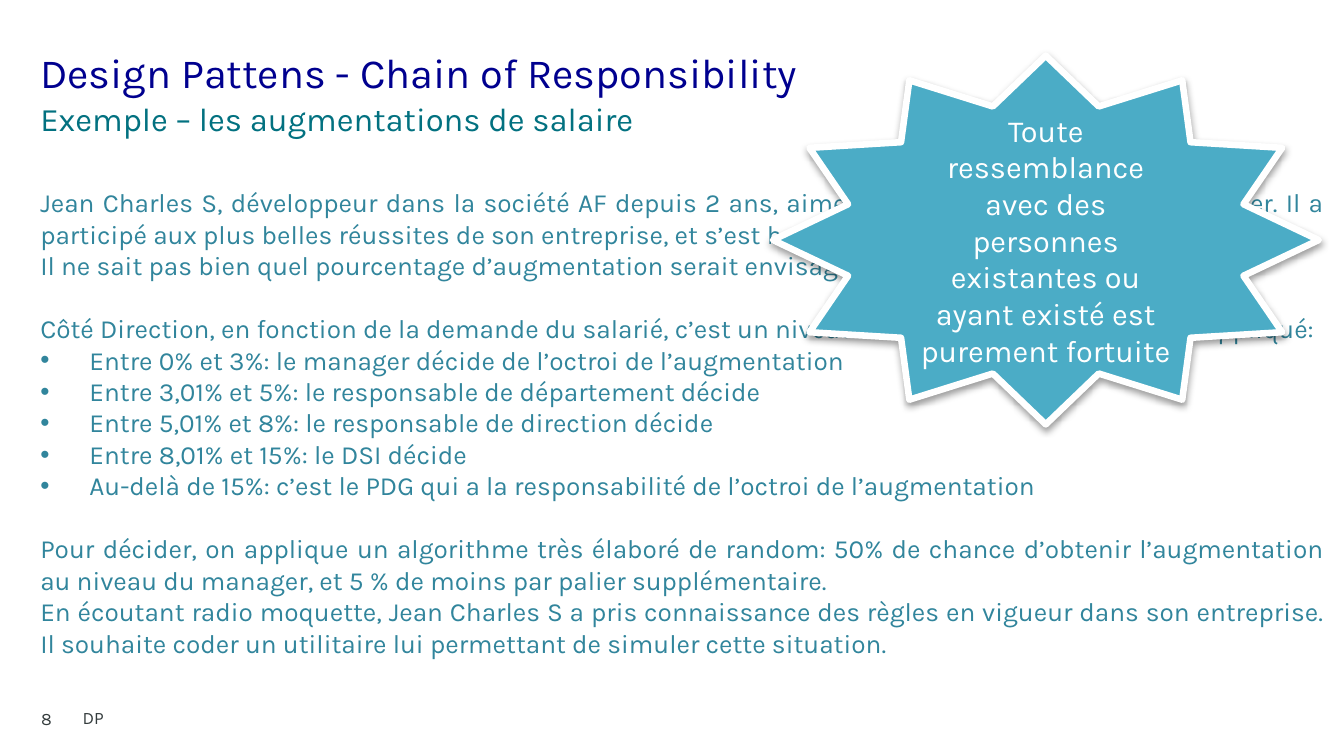
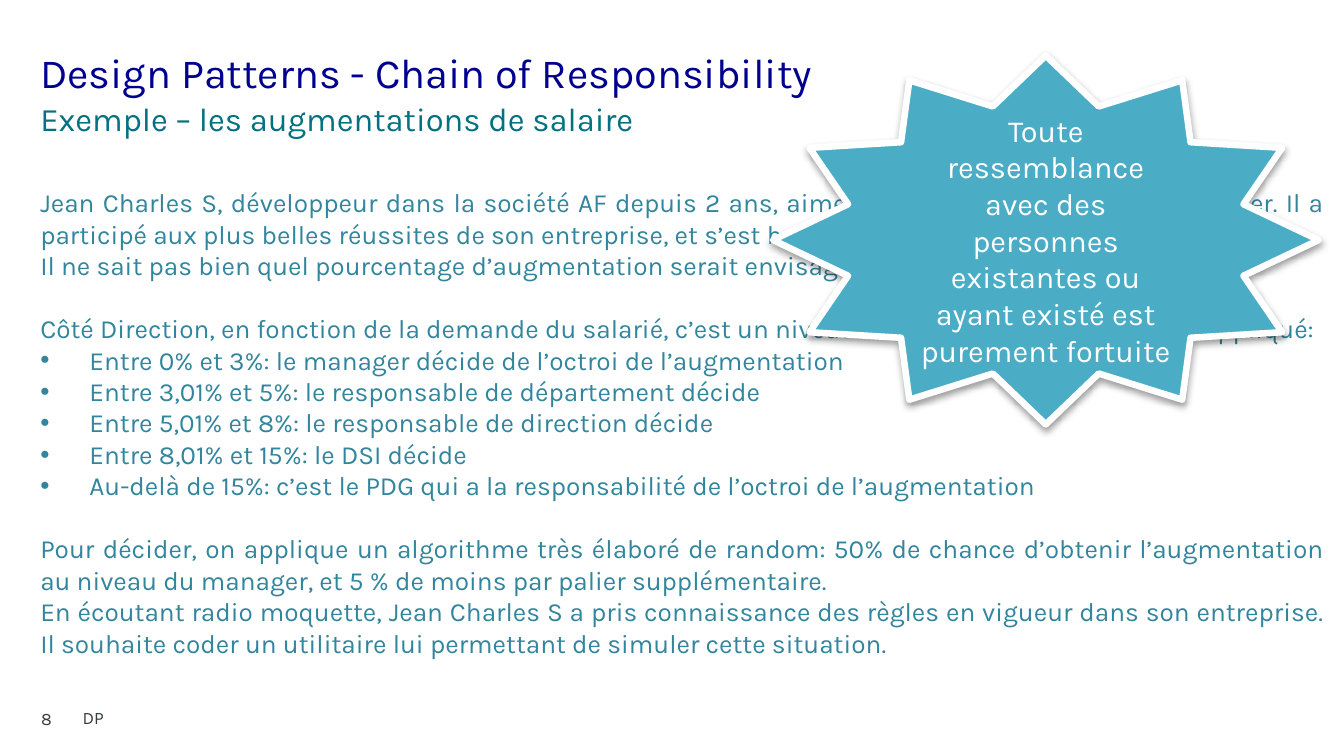
Before and after one commit to jtourvieille/DesignPatterns, a slide deck: slide 8 of Behavioral/ChainOfResp/DP - CoR.pptx. Drawn at 1344x756 pixels with LibreOffice and Linux fonts; fonts in the diff are those of the drawing; background and template pictures are left out. Boxes give left, top, right and bottom in pixels: in the first picture for what was removed or moved away, otherwise in the second. Text is boxed around its words. In the diff, an @@ line names an element or a change of style, - is before the commit and + after.

```diff
--- a/Behavioral/ChainOfResp/DP - CoR.pptx
+++ b/Behavioral/ChainOfResp/DP - CoR.pptx
@@ title at box(40, 59, 812, 99): text changed @@
-Design Pattens - Chain of Responsibility
+Design Patterns - Chain of Responsibility
```
Also in this commit, not shown: 16 other slides changed, 1 other file.
